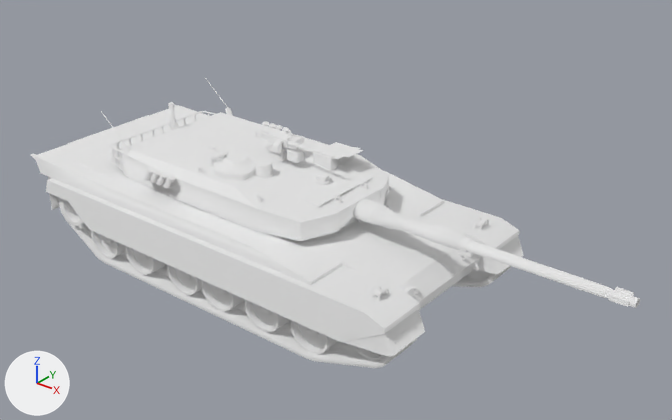
One commit to the glTF model public/models/tanks/community/recovered/type90.glb: the scene before it, then after it.
Rendered twice from a 50 mm camera at (87.8, -93.4, 71.7) aimed at (12.1, 1.3, 13.0). The axes (+X, +Y, +Z) are drawn at lower left. The lights are the same throughout. The older version comes first. Vertices at exactly the same position are counted once.

Before the edit, the objects in view are built like this:
```python
me_mesh_308 = bpy.data.meshes.new('mesh_308')
me_mesh_308.from_pydata(...)  # 2440 vertices, 4426 faces; spans x -840.0..1263.0, y -372.0..372.0, z 16.0..334.0
me_mesh_308.materials.append(mat_mat_57)  # white #e7e7e7
me_mesh_308_001 = bpy.data.meshes.new('mesh_308.001')
me_mesh_308_001.from_pydata(...)  # 1629 vertices, 2589 faces; spans x -533.0..1279.0, y -279.0..298.0, z 310.0..520.0
me_mesh_308_001.materials.append(mat_mat_57)  # white #e7e7e7
me_mesh_309 = bpy.data.meshes.new('mesh_309')
me_mesh_309.from_pydata(...)  # 410 vertices, 696 faces; spans x -700.0..761.0, y -346.0..346.0, z 0.0..239.0
me_mesh_309.materials.append(mat_mat_56)  # white #e7e7e7
ob_mesh_308 = bpy.data.objects.new('mesh_308', me_mesh_308)
ob_mesh_308.location = (0.0, 0.0, 0.0)
ob_mesh_308.rotation_euler = (0.0, -3.142, 0.0)  # degrees (0, -180, 0)
ob_mesh_308.scale = (-0.0449, -0.0449, -0.0449)
ob_mesh_309 = bpy.data.objects.new('mesh_309', me_mesh_309)
ob_mesh_309.location = (0.0, 0.0, 0.0)
ob_mesh_309.rotation_euler = (0.0, -3.142, 0.0)  # degrees (0, -180, 0)
ob_mesh_309.scale = (-0.0449, -0.0449, -0.0449)
ob_turretmesh = bpy.data.objects.new('TurretMesh', me_mesh_308_001)
ob_turretmesh.parent = ob_turret
ob_turretmesh.location = (-1.34, 0.0, -18.5)
ob_turretmesh.rotation_euler = (0.0, -3.142, 0.0)  # degrees (0, -180, 0)
ob_turretmesh.scale = (-0.0449, -0.0449, -0.0449)
```
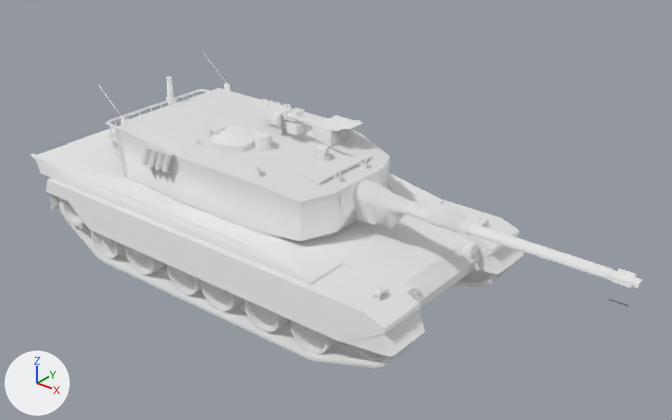
What differs and where, as boxes [x1, y1, x2, y2] in the pictures (672 x 420 px; the box of a moved part takes in the faces that stretch with it):
'TurretMesh', reshaped: before [101, 78, 640, 308]; after [98, 52, 643, 289]
part 1 of me_mesh_308_001, moved or reshaped: before [305, 172, 373, 208]; after [305, 149, 373, 185]
part 2 of me_mesh_308_001, moved or reshaped: before [314, 178, 331, 185]; after [314, 153, 331, 162]
part 3 of me_mesh_308_001, moved or reshaped: before [316, 172, 329, 182]; after [316, 144, 329, 157]
part 4 of me_mesh_308_001, moved or reshaped: before [255, 159, 273, 176]; after [254, 131, 272, 148]
part 5 of me_mesh_308_001, moved or reshaped: before [254, 172, 274, 178]; after [253, 144, 273, 151]
part 6 of me_mesh_308_001, moved or reshaped: before [214, 154, 259, 180]; after [212, 126, 258, 152]
part 7 of me_mesh_308_001, moved or reshaped: before [268, 143, 309, 156]; after [267, 116, 308, 129]
part 8 of me_mesh_308_001, moved or reshaped: before [143, 172, 153, 181]; after [142, 149, 151, 165]
part 9 of me_mesh_308_001, moved or reshaped: before [147, 168, 155, 174]; after [145, 142, 153, 151]
part 10 of me_mesh_308_001, moved or reshaped: before [163, 179, 173, 188]; after [162, 155, 172, 172]
part 11 of me_mesh_308_001, moved or reshaped: before [167, 175, 175, 181]; after [165, 149, 173, 158]
part 12 of me_mesh_308_001, moved or reshaped: before [156, 176, 166, 186]; after [155, 153, 164, 170]
part 13 of me_mesh_308_001, moved or reshaped: before [160, 172, 169, 178]; after [158, 147, 166, 156]
part 14 of me_mesh_308_001, moved or reshaped: before [150, 174, 159, 183]; after [148, 151, 158, 167]
part 15 of me_mesh_308_001, moved or reshaped: before [154, 170, 162, 176]; after [151, 145, 159, 153]
part 16 of me_mesh_308_001, moved or reshaped: before [101, 78, 640, 308]; after [98, 52, 643, 289]

Patch to the scene script:
```diff
--- a/public/models/tanks/community/recovered/type90.glb.py
+++ b/public/models/tanks/community/recovered/type90.glb.py
@@ me_mesh_308_001 @@
 # used by ob_turretmesh; parent = ob_turret; location = (-1.34, 0.0, -18.5); rotation_euler = (0.0, -3.142, 0.0), in degrees (0, -180, 0); scale = (-0.0449, -0.0449, -0.0449)
-me_mesh_308_001.from_pydata(...)  # 1629 vertices, 2589 faces; spans x -533.0..1279.0, y -279.0..298.0, z 310.0..520.0
+me_mesh_308_001.from_pydata(...)  # 1629 vertices, 2589 faces; spans x -533.0..1279.0, y -279.0..298.0, z 310.0..616.0
+# me_mesh_308_001 part 1: the loose piece of 12 vertices spanning x 281.0..337.0, y -132.0..138.0, z 381.0..392.0 is scaled about its middle by (1, 1, 1.7), then moved by (0.0, 0.0, 77.0)
+# me_mesh_308_001 part 2: the loose piece of 24 vertices spanning x 211.0..263.0, y -27.0..27.0, z 389.0..398.0 is scaled about its middle by (1, 1, 1.7), then moved by (0.0, 0.0, 83.0)
+# me_mesh_308_001 part 3: the loose piece of 12 vertices spanning x 219.0..255.0, y -22.0..22.0, z 398.0..414.0 is scaled about its middle by (1, 1, 1.6), then moved by (0.0, 0.0, 91.0)
+# me_mesh_308_001 part 4: the loose piece of 16 vertices spanning x 55.0..108.0, y 75.0..129.0, z 414.0..448.0 is moved by (0.0, 0.0, 95.0)
+# me_mesh_308_001 part 5: the loose piece of 16 vertices spanning x 51.0..112.0, y 70.0..133.0, z 407.0..414.0 is scaled about its middle by (1, 1, 1.48), then moved by (0.0, 0.0, 94.0)
+# me_mesh_308_001 part 6: the loose piece of 62 vertices spanning x -78.0..66.0, y 53.0..211.0, z 411.0..452.0 is moved by (0.0, 0.0, 95.0)
+# me_mesh_308_001 part 7: the loose piece of 24 vertices spanning x -43.0..43.0, y -171.0..-45.0, z 411.0..414.0 is moved by (0.0, 0.0, 95.0)
+# me_mesh_308_001 part 8: the loose piece of 16 vertices spanning x -284.0..-240.0, y 274.0..296.0, z 354.0..396.0 is scaled about its middle by (1, 1, 1.7), then moved by (0.0, 0.0, 69.0)
+# me_mesh_308_001 part 9: the loose piece of 16 vertices spanning x -260.0..-234.0, y 272.0..298.0, z 387.0..402.0 is scaled about its middle by (1, 1, 1.7), then moved by (0.0, 0.0, 83.0)
+# me_mesh_308_001 part 10: the loose piece of 16 vertices spanning x -189.0..-144.0, y 274.0..296.0, z 354.0..396.0 is scaled about its middle by (1, 1, 1.7), then moved by (0.0, 0.0, 69.0)
+# me_mesh_308_001 part 11: the loose piece of 16 vertices spanning x -164.0..-138.0, y 272.0..298.0, z 387.0..402.0 is scaled about its middle by (1, 1, 1.7), then moved by (0.0, 0.0, 83.0)
+# me_mesh_308_001 part 12: the loose piece of 16 vertices spanning x -221.0..-177.0, y 274.0..296.0, z 354.0..396.0 is scaled about its middle by (1, 1, 1.7), then moved by (0.0, 0.0, 69.0)
+# me_mesh_308_001 part 13: the loose piece of 16 vertices spanning x -197.0..-171.0, y 272.0..298.0, z 387.0..402.0 is scaled about its middle by (1, 1, 1.7), then moved by (0.0, 0.0, 83.0)
+# me_mesh_308_001 part 14: the loose piece of 16 vertices spanning x -253.0..-208.0, y 274.0..296.0, z 354.0..396.0 is scaled about its middle by (1, 1, 1.7), then moved by (0.0, 0.0, 69.0)
+# me_mesh_308_001 part 15: the loose piece of 16 vertices spanning x -228.0..-202.0, y 272.0..298.0, z 387.0..402.0 is scaled about its middle by (1, 1, 1.7), then moved by (0.0, 0.0, 83.0)
+# me_mesh_308_001 part 16: 1163 of 1629 vertices moved; they spanned x -533.0..1279.0, y -279.0..279.0, z 317.0..520.0 and now span x -533.0..1279.0, y -279.0..279.0, z 318.0..616.0; mean shift (0.0, 0.0, 81.0); largest move (-532.0, -243.0, 520.0) -> (-532.0, -243.0, 616.0)
+# other edits to the shape of me_mesh_308_001 do not show in these pictures
 me_mesh_308_001.materials.append(mat_mat_57)
```
